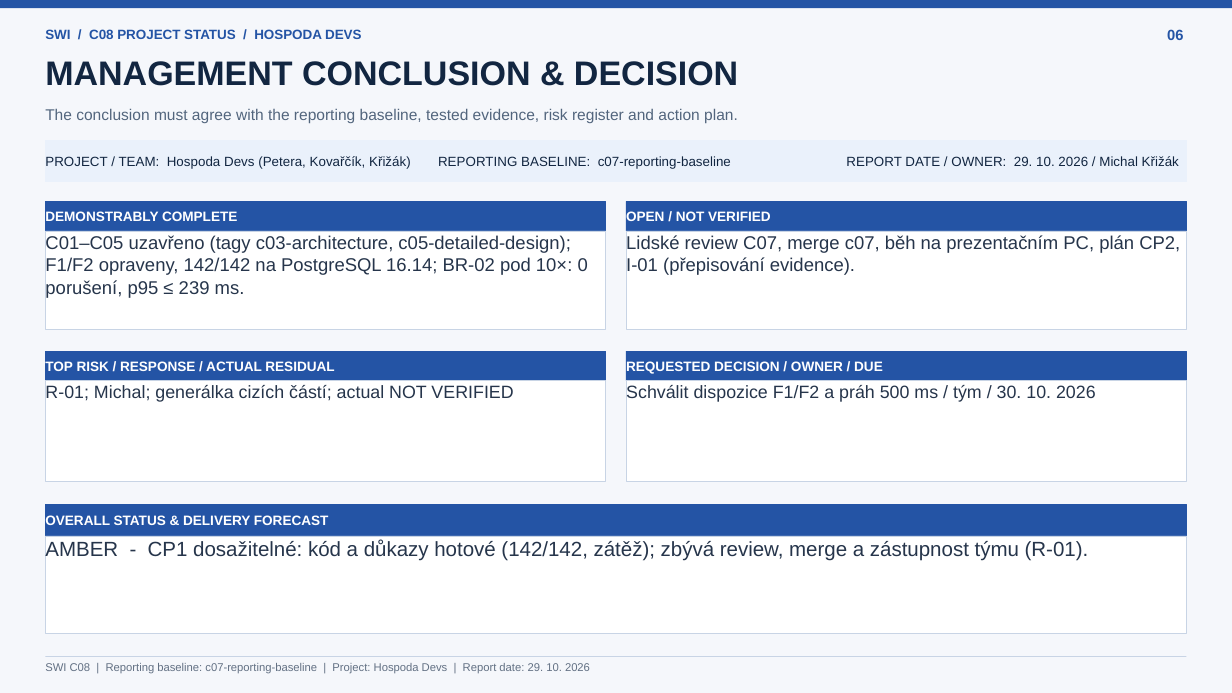
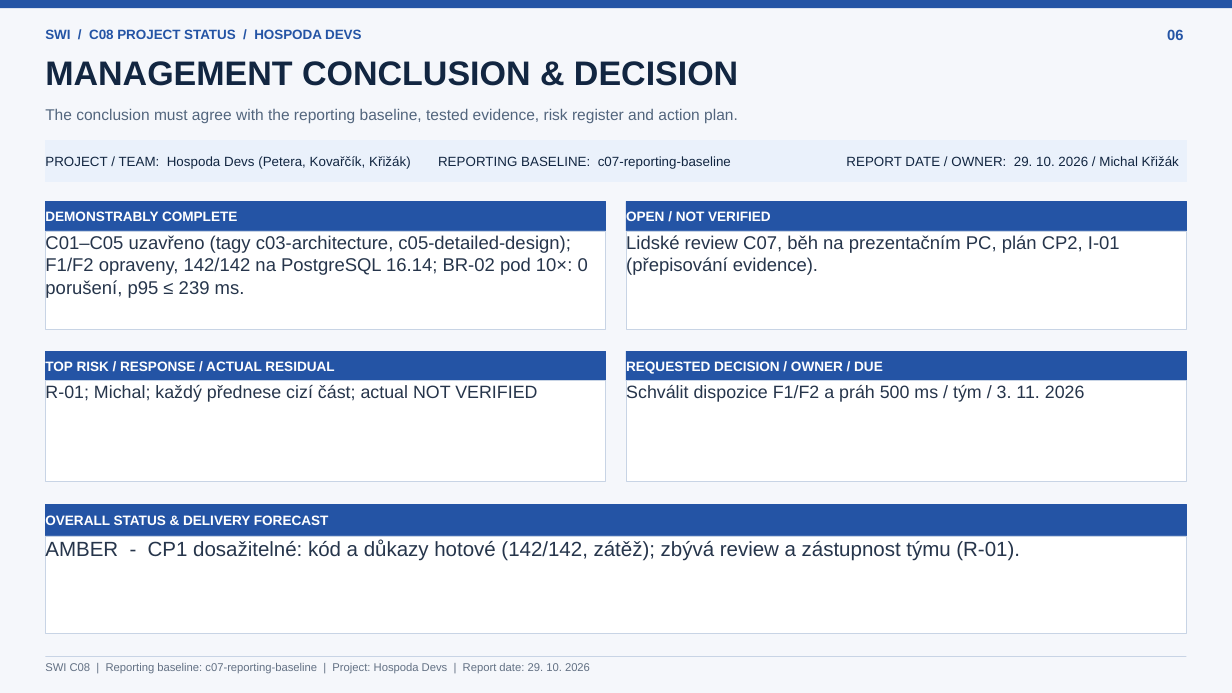
Before and after one commit to jaroslavpetera/swi_project, a slide deck: slide 6 of docs/c08-project-status.pptx. Drawn at 1232x693 pixels with LibreOffice and Linux fonts; fonts in the diff are those of the drawing. Boxes give left, top, right and bottom in pixels: in the first picture for what was removed or moved away, otherwise in the second. Text is boxed around its words. In the diff, an @@ line names an element or a change of style, - is before the commit and + after.

```diff
--- a/docs/c08-project-status.pptx
+++ b/docs/c08-project-status.pptx
@@ text in rectangle at [626,235,1120,276]: text changed @@
-Lidské review C07, merge c07, běh na prezentačním PC, plán CP2, I-01 (přepisování evidence).
+Lidské review C07, běh na prezentačním PC, plán CP2, I-01 (přepisování evidence).
@@ text in rectangle at [45,385,537,403]: text changed @@
-R-01; Michal; generálka cizích částí; actual NOT VERIFIED
+R-01; Michal; každý přednese cizí část; actual NOT VERIFIED
@@ text in rectangle at [626,385,1085,403]: text changed @@
-Schválit dispozice F1/F2 a práh 500 ms / tým / 30. 10. 2026
+Schválit dispozice F1/F2 a práh 500 ms / tým / 3. 11. 2026
@@ text in rectangle at [45,540,1020,561]: text changed @@
-AMBER - CP1 dosažitelné: kód a důkazy hotové (142/142, zátěž); zbývá review, merge a zástupnost týmu (R-01).
+AMBER - CP1 dosažitelné: kód a důkazy hotové (142/142, zátěž); zbývá review a zástupnost týmu (R-01).
```
Also in this commit, not shown: 4 other slides changed.
